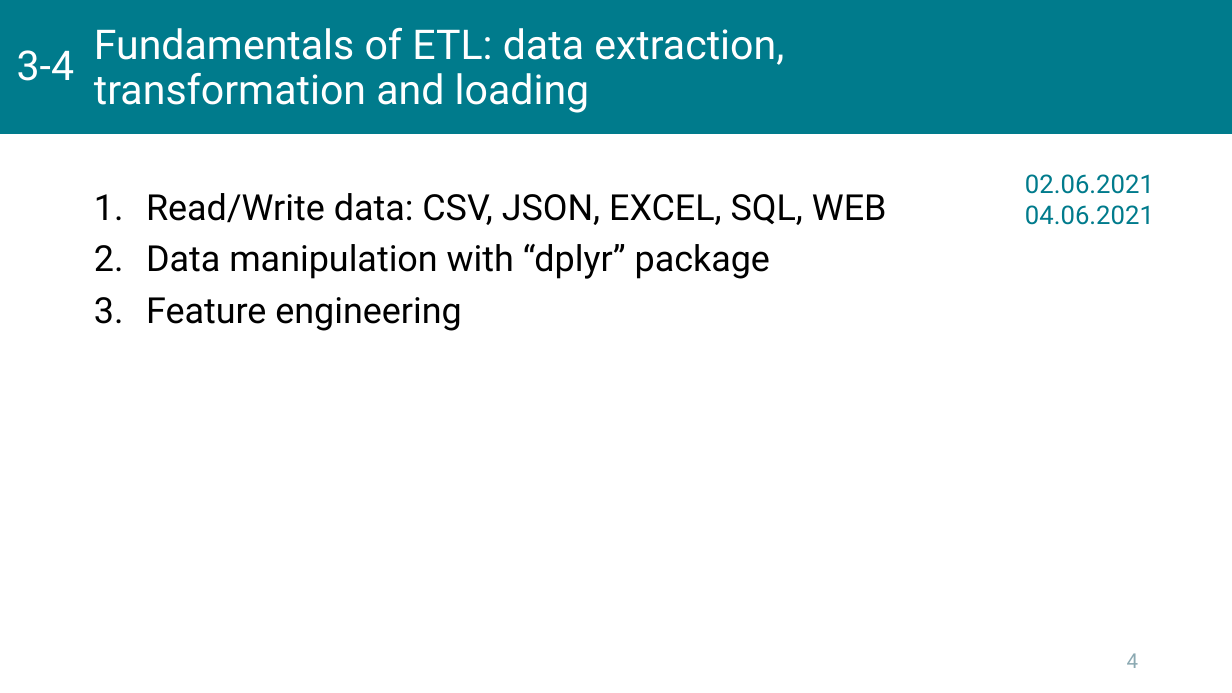
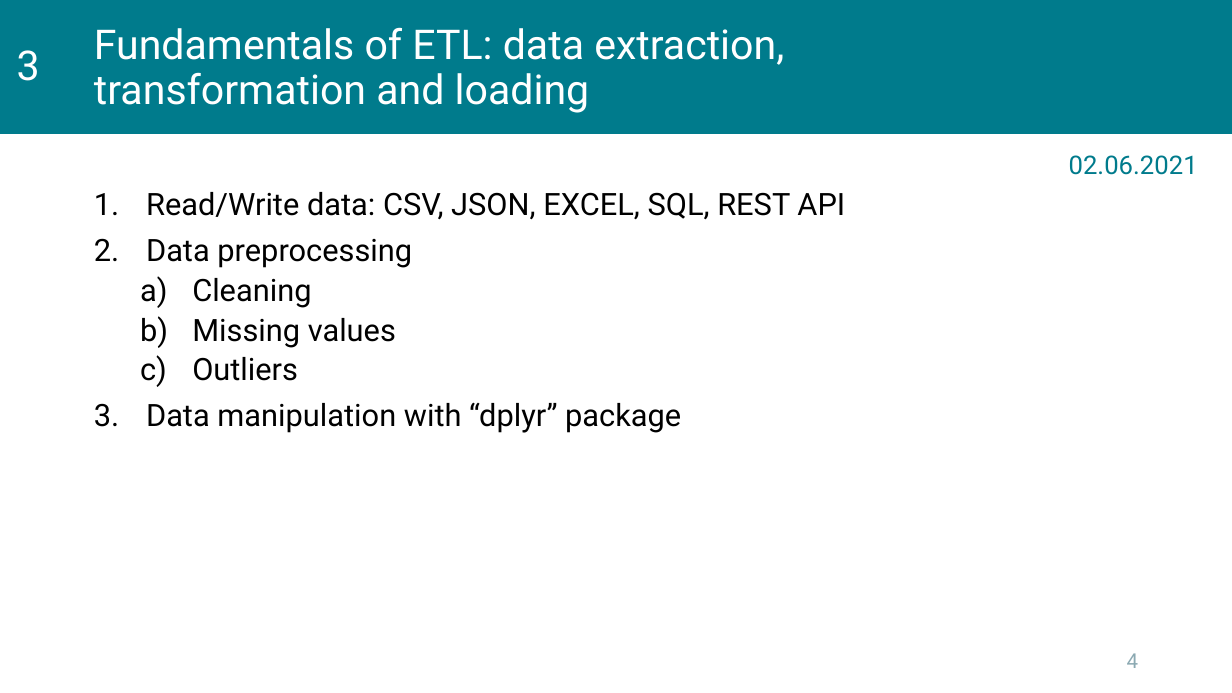
Before and after one commit to kleban/r-course-eng, a slide deck: slide 4 of pptx/00_Course.pptx. Drawn at 1232x693 pixels with LibreOffice and Linux fonts; fonts in the diff are those of the drawing; background and template pictures are left out. Boxes give left, top, right and bottom in pixels: in the first picture for what was removed or moved away, otherwise in the second. Text is boxed around its words. In the diff, an @@ line names an element or a change of style, - is before the commit and + after.

```diff
--- a/pptx/00_Course.pptx
+++ b/pptx/00_Course.pptx
@@ text at box(17, 50, 40, 81): text changed @@
-3-4
+3
@@ text "02.06.2021": place and size @@
-text "02.06.2021" at box(1025, 174, 1154, 225)
+text "02.06.2021" at box(1069, 155, 1198, 175)
@@ text at box(146, 192, 845, 381): text changed; size 28 to 24 pt @@
-1. Read/Write data: CSV, JSON, EXCEL, SQL, WEB
+1. Read/Write data: CSV, JSON, EXCEL, SQL, REST API
+2. Data preprocessing
+  a) Cleaning
+  b) Missing values
+  c) Outliers
@@ text at box(1025, 205, 1154, 225): paragraph removed @@
-04.06.2021
@@ text at box(146, 297, 461, 331): paragraph removed @@
-3. Feature engineering
@@ text at box(146, 402, 681, 433): size 28 to 24 pt in "Data manipulation with “dplyr” package" @@
```
Also in this commit, not shown: 7 other slides changed, 1 slide added.
